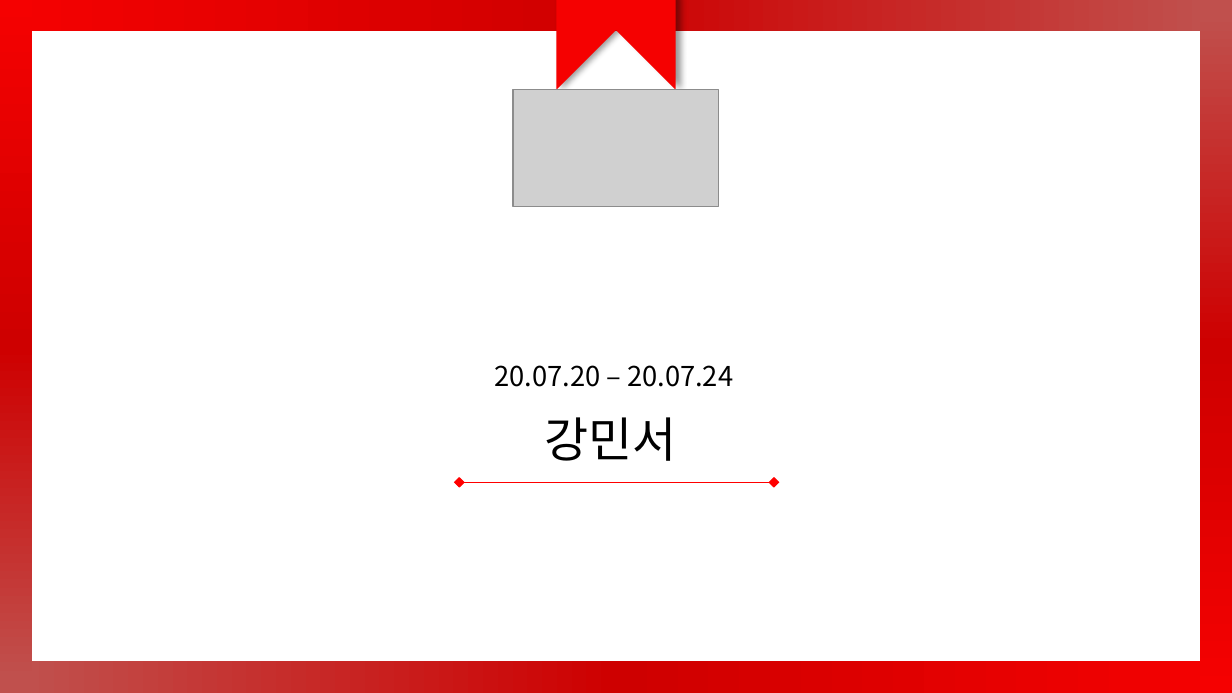
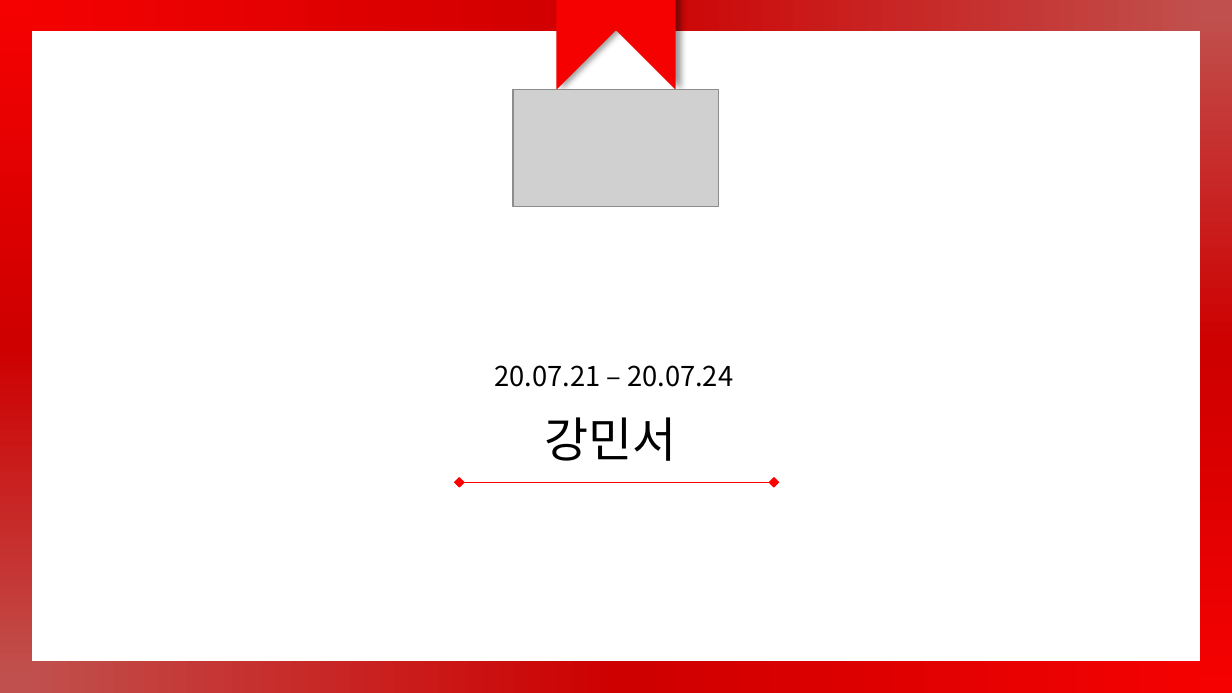
Before and after one commit to mins1119/C-, a slide deck: slide 1 of 1주차.pptx. Drawn at 1232x693 pixels with LibreOffice and Linux fonts; fonts in the diff are those of the drawing; grey boxes stand for pictures. Boxes give left, top, right and bottom in pixels: in the first picture for what was removed or moved away, otherwise in the second. Text is boxed around its words. In the diff, an @@ line names an element or a change of style, - is before the commit and + after.

```diff
--- a/1주차.pptx
+++ b/1주차.pptx
@@ text at [494, 365, 733, 387]: text changed @@
-20.07.20 – 20.07.24
+20.07.21 – 20.07.24
```
Also in this commit, not shown: 7 other slides changed, 2 slides added.
